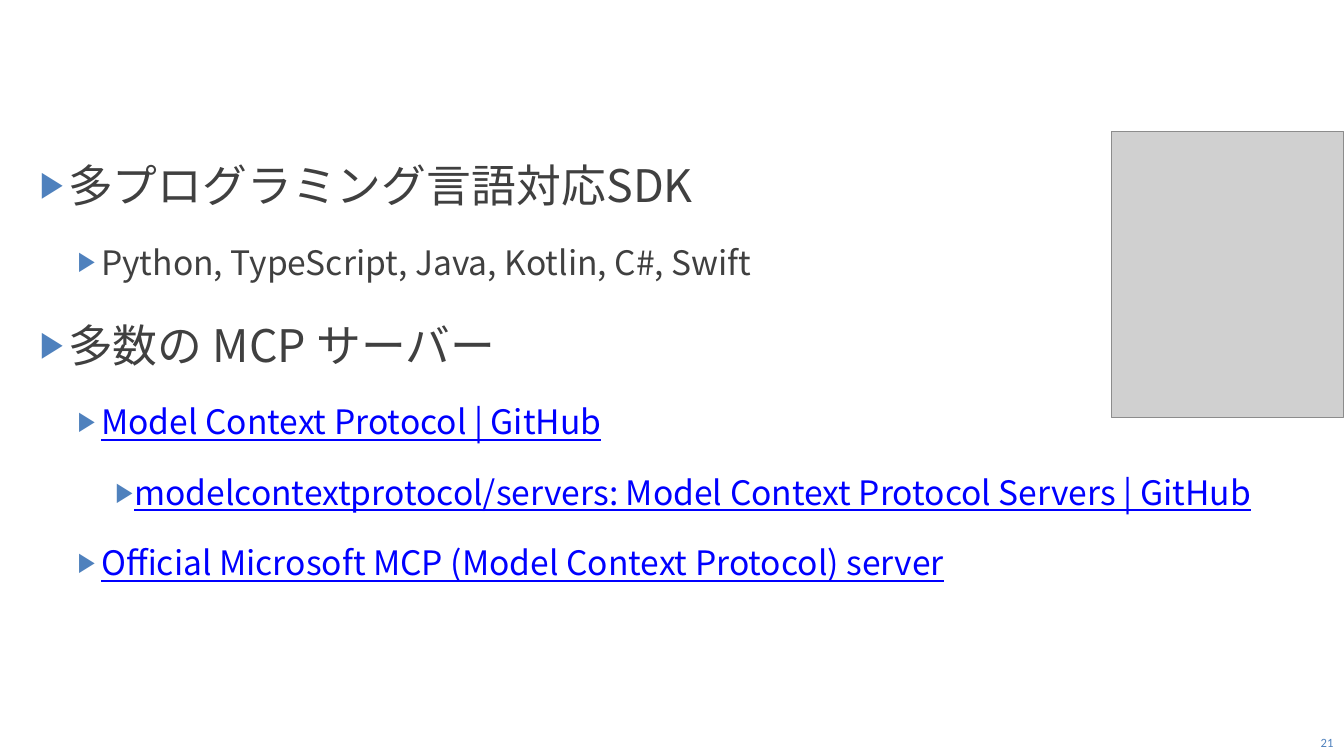
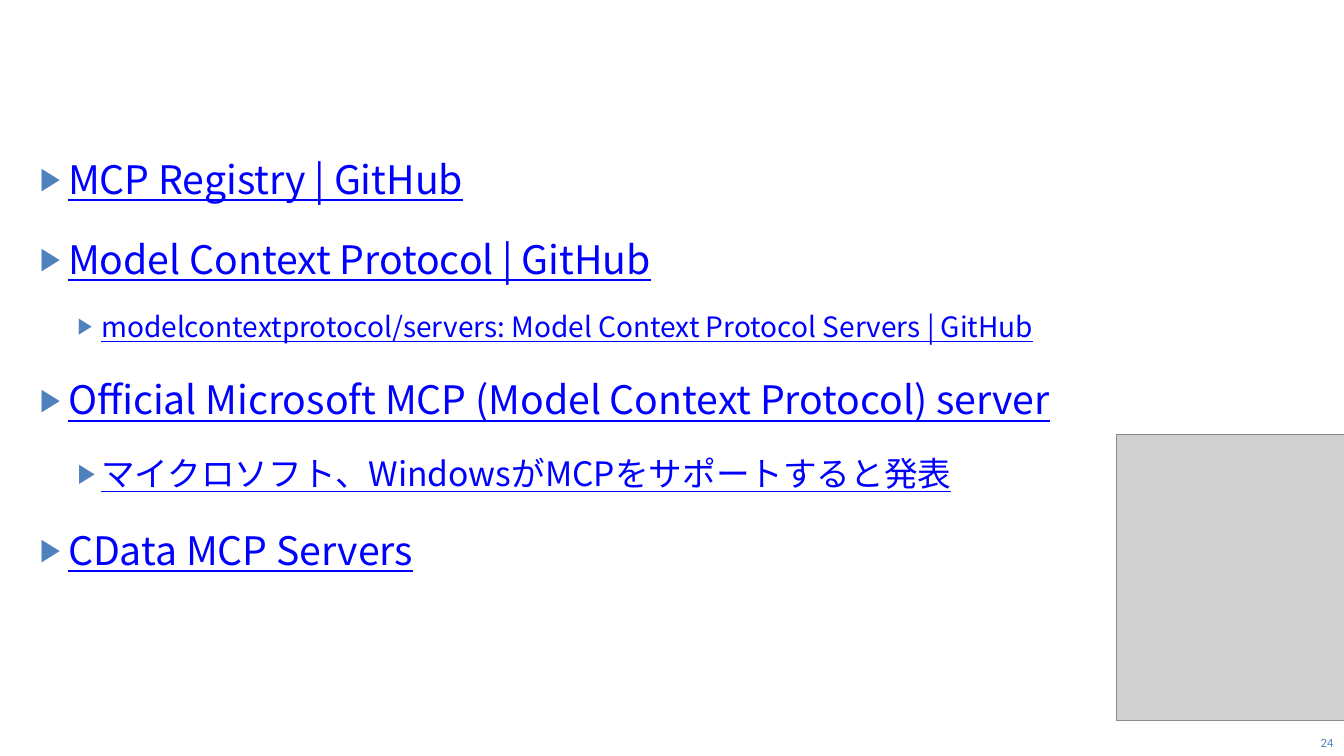
Before and after one commit to Fujiwo/Shos.AIAgentSample, a slide deck: slide 25 of Documents/2025010.AIエージェント開発ハンズオンセミナー.pptx (slide 22 before the commit). Drawn at 1344x756 pixels with LibreOffice and Linux fonts; fonts in the diff are those of the drawing; grey boxes stand for pictures; background and template pictures are left out. Boxes give left, top, right and bottom in pixels: in the first picture for what was removed or moved away, otherwise in the second. Text is boxed around its words. In the diff, an @@ line names an element or a change of style, - is before the commit and + after.

Commit message:
ドキュメントの内容を更新し、AIエージェント開発に関する情報を追加

```diff
--- a/Documents/2025010.AIエージェント開発ハンズオンセミナー.pptx
+++ b/Documents/2025010.AIエージェント開発ハンズオンセミナー.pptx
@@ title at bbox=[68, 164, 150, 201]: text changed @@
-MCP (Model Context Protocol)
+多数の MCP サーバー
@@ text at bbox=[158, 162, 463, 204]: text changed; size 24 to 28 pt; text colour #404040 to #0000FF @@
-▶ 多プログラミング言語対応SDK
-  ▶ Python, TypeScript, Java, Kotlin, C#, Swift
-▶ 多数の MCP サーバー
+▶ MCP Registry | GitHub
@@ text at bbox=[68, 242, 1049, 422]: size 24 to 28 pt in "Model Context Protocol | GitHub", "Official Microsoft MCP (Model Context Protocol) server"; size 24 to 20 pt in "modelcontextprotocol/servers: Model Context Protocol Servers ..."; list level 2 to 1 in "Model Context Protocol | GitHub"; list level 3 to 2 in "modelcontextprotocol/servers: Model Context Protocol Servers ..."; list level 2 to 1 in "Official Microsoft MCP (Model Context ..." @@
@@ picture: place and size @@
-picture at bbox=[1112, 131, 1344, 417]
+picture at bbox=[1116, 435, 1344, 721]
@@ text at bbox=[68, 457, 951, 572]: paragraphs added @@
+  ▶ マイクロソフト、WindowsがMCPをサポートすると発表
+▶ CData MCP Servers
@@ page number at bbox=[1321, 739, 1334, 747]: text changed @@
-21
+24
```
Also in this commit, not shown: 1 other slide changed, 3 slides added, 1 slide removed, 1 other file.
